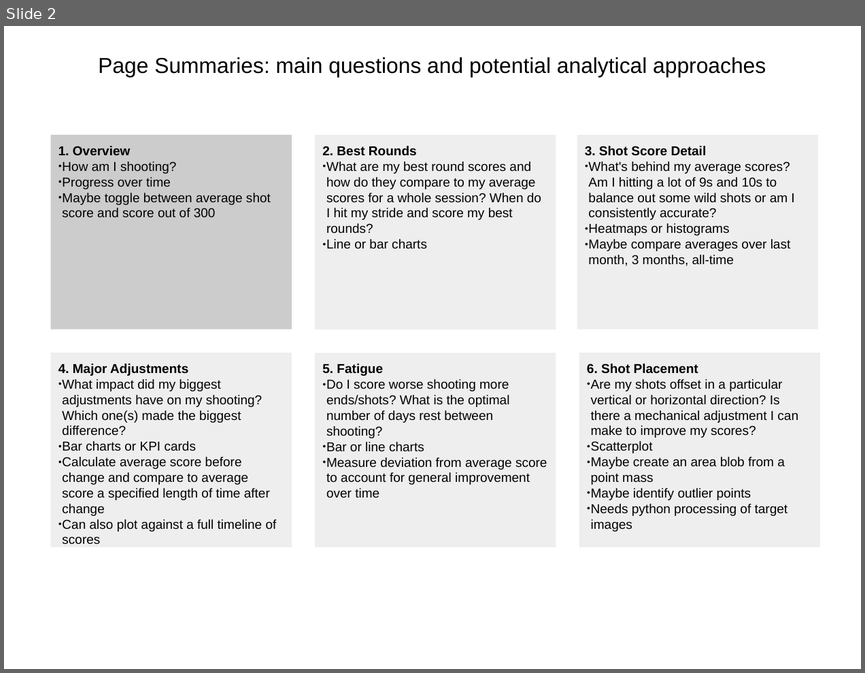
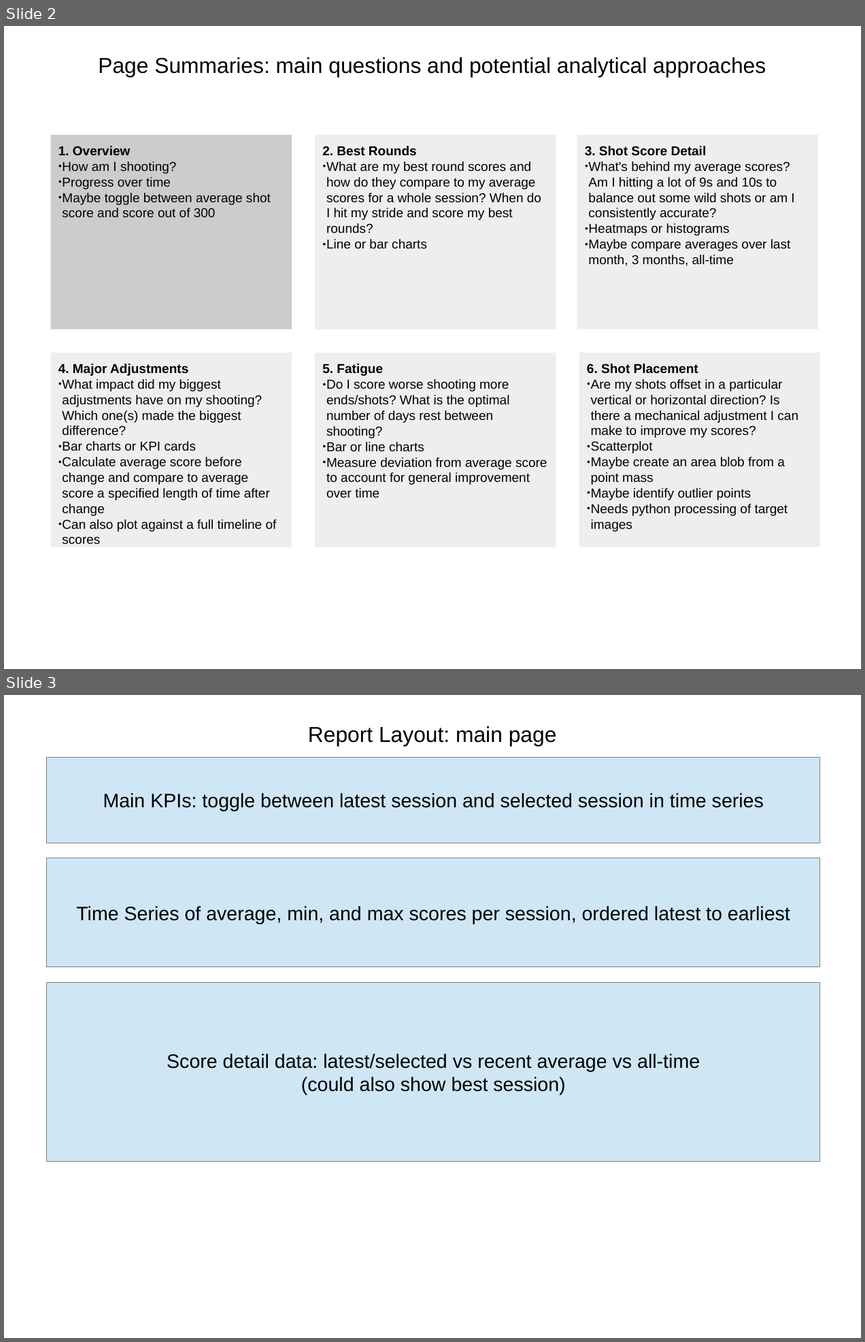
Before and after one commit to lwadya/archery_progress_report, a slide deck: design/report_planning_doc.odp. Shown one above the other, each under a label of ours: slide 2 before the commit, slides 2 and 3 after it. The pictures are 865x673 and 865x1342 pixels, drawn with LibreOffice and Linux fonts; fonts in the diff are those of the drawing. Boxes give left, top, right and bottom in pixels: in the first picture for what was removed or moved away, otherwise in the second. Text is boxed around its words. In the diff, an @@ line names an element or a change of style, - is before the commit and + after.

Commit message:
Update report_planning_doc.odp
Local file updated 12/5/2024

```diff
--- a/design/report_planning_doc.odp
+++ b/design/report_planning_doc.odp
@@ slide 3 added at bbox=[4, 695, 861, 1338], background #FFFFFF @@
@@ title added at bbox=[308, 726, 557, 746], 20 pt, text #000000 @@
+Report Layout: main page
@@ rectangle added at bbox=[47, 757, 821, 843], fill #CFE7F5, outline #808080 0 pt, 18 pt, text #000000 @@
+Main KPIs: toggle between latest session and selected session in time series
@@ rectangle added at bbox=[47, 858, 821, 967], fill #CFE7F5, outline #808080 0 pt, 18 pt, text #000000 @@
+Time Series of average, min, and max scores per session, ordered latest to earliest
@@ rectangle added at bbox=[47, 983, 821, 1161], fill #CFE7F5, outline #808080 0 pt, 18 pt, text #000000 @@
+Score detail data: latest/selected vs recent average vs all-time
+(could also show best session)
```
Also in this commit, not shown: 1 other slide added, 1 slide removed.
